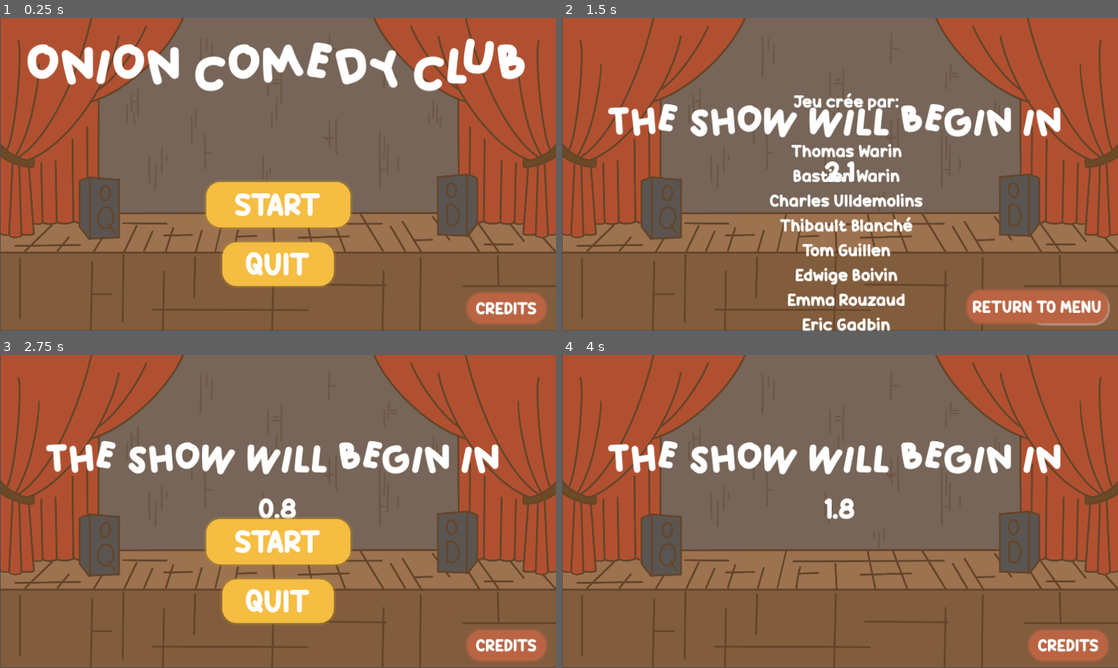
Above: before the commit, frames 1-4 (two rows, left to right).
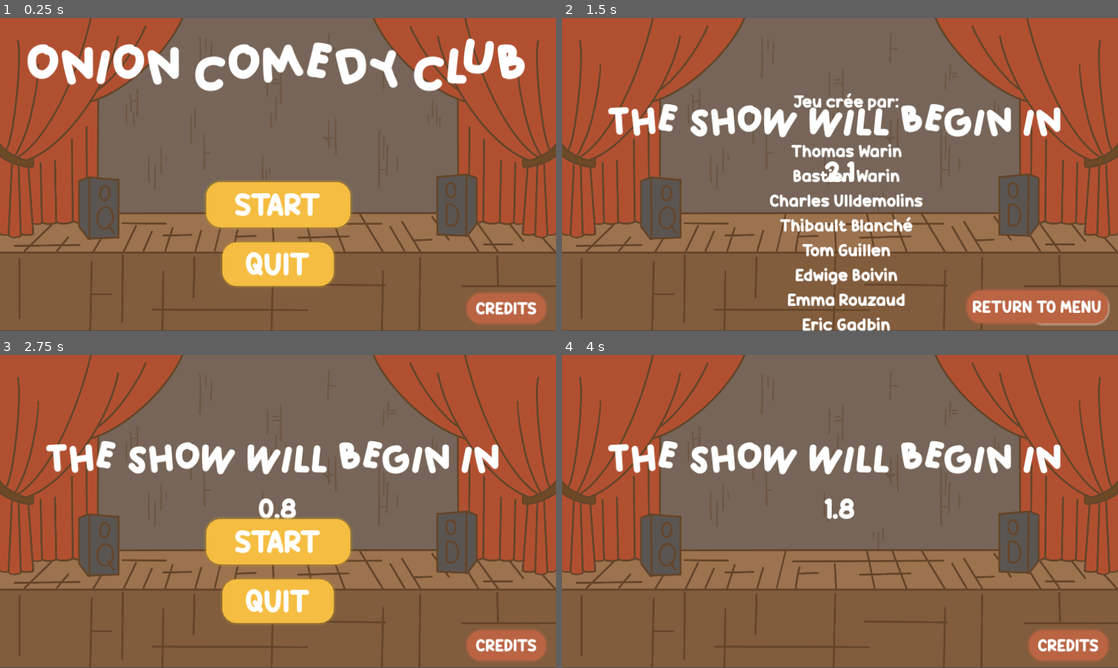
Above: after the commit, the same moments.

Repository: IridescenceFR/GlobalGameJam2024
Game: Godot game, scene res://Scenes/Main.tscn
Same seed, same stepped clock (60 frames per second), same inputs: the game is played once before the commit and once after it.
Inputs:
- Up to frame 1 (0.25 s): no input
- Up to frame 2 (1.5 s): click "START" at 0.5 s; click "CREDITS" at 1.25 s
- Up to frame 3 (2.75 s): click "RETURN TO MENU" at 2 s
- Up to frame 4 (4 s): click "START" at 2.75 s

The runs differ from the first frame. In frame 1, 2.6% of the frame differs, in the area x 0-100%, y 0-100%; in frame 2, 2.7%; in frame 3, 2.7%; in frame 4, 2.7%.

Commit message:
bulles dans main

Diff:
--- a/Scenes/Main.tscn
+++ b/Scenes/Main.tscn
@@ -1,10 +1,17 @@
-[gd_scene load_steps=3 format=3 uid="uid://doyccyq6ewsqa"]
+[gd_scene load_steps=4 format=3 uid="uid://i14lbbymr5jc"]
 
 [ext_resource type="Script" path="res://scripts/Main.gd" id="1_e2ixv"]
-[ext_resource type="PackedScene" uid="uid://caelarc3j8mx8" path="res://Scenes/hud.tscn" id="2_cllfx"]
+[ext_resource type="PackedScene" uid="uid://d0jwdmh86gug2" path="res://Scenes/hud.tscn" id="2_cllfx"]
+[ext_resource type="Texture2D" uid="uid://bqxcw5jbfjfu5" path="res://assets/Scene.png" id="3_31qod"]
 
 [node name="Main" type="Node"]
 script = ExtResource("1_e2ixv")
+
+[node name="Scene" type="Sprite2D" parent="."]
+clip_children = 2
+z_index = -1
+position = Vector2(960, 537)
+texture = ExtResource("3_31qod")
 
 [node name="StartTimer" type="Timer" parent="."]
 wait_time = 3.0
--- a/Scenes/bubble.tscn
+++ b/Scenes/bubble.tscn
@@ -1,23 +1,43 @@
-[gd_scene load_steps=2 format=3 uid="uid://7abqwmh6dkp6"]
+[gd_scene load_steps=9 format=3 uid="uid://ckjq0ruu3ovpt"]
 
 [ext_resource type="Script" path="res://scripts/bubble.gd" id="1_w28qf"]
+[ext_resource type="FontFile" uid="uid://btyj261dloxcf" path="res://assets/Candy Beans.otf" id="1_w45s5"]
+[ext_resource type="Texture2D" uid="uid://cr3iryw8b05us" path="res://assets/Bubble_left.png" id="2_lsxqp"]
+
+[sub_resource type="StyleBoxTexture" id="StyleBoxTexture_61icd"]
+texture = ExtResource("2_lsxqp")
+
+[sub_resource type="StyleBoxEmpty" id="StyleBoxEmpty_878ym"]
+
+[sub_resource type="StyleBoxEmpty" id="StyleBoxEmpty_58635"]
+
+[sub_resource type="StyleBoxEmpty" id="StyleBoxEmpty_as1hf"]
+
+[sub_resource type="StyleBoxEmpty" id="StyleBoxEmpty_e22h2"]
 
 [node name="Bubble" type="Button"]
-visible = false
-offset_right = 8.0
-offset_bottom = 8.0
-text = "bla bla bla"
+top_level = true
+clip_children = 2
+offset_left = 246.0
+offset_top = 167.0
+offset_right = 509.0
+offset_bottom = 332.0
+size_flags_vertical = 4
+theme_override_colors/font_color = Color(0, 0, 0, 1)
+theme_override_fonts/font = ExtResource("1_w45s5")
+theme_override_font_sizes/font_size = 40
+theme_override_styles/normal = SubResource("StyleBoxTexture_61icd")
+theme_override_styles/hover = SubResource("StyleBoxEmpty_878ym")
+theme_override_styles/pressed = SubResource("StyleBoxEmpty_58635")
+theme_override_styles/disabled = SubResource("StyleBoxEmpty_as1hf")
+theme_override_styles/focus = SubResource("StyleBoxEmpty_e22h2")
+text = "blablabla"
 script = ExtResource("1_w28qf")
 
-[node name="showJoke" type="Timer" parent="."]
-wait_time = 3.0
+[node name="hideJoke" type="Timer" parent="."]
+wait_time = 100.0
 one_shot = true
 autostart = true
 
-[node name="hideJoke" type="Timer" parent="."]
-wait_time = 6.0
-one_shot = true
-
 [connection signal="pressed" from="." to="." method="_on_pressed"]
-[connection signal="timeout" from="showJoke" to="." method="_on_show_joke_timeout"]
 [connection signal="timeout" from="hideJoke" to="." method="_on_hide_joke_timeout"]
--- a/Scenes/hud.tscn
+++ b/Scenes/hud.tscn
@@ -1,7 +1,6 @@
-[gd_scene load_steps=16 format=3 uid="uid://caelarc3j8mx8"]
+[gd_scene load_steps=15 format=3 uid="uid://d0jwdmh86gug2"]
 
 [ext_resource type="Script" path="res://scripts/HUD.gd" id="1_0156j"]
-[ext_resource type="Texture2D" uid="uid://bqxcw5jbfjfu5" path="res://assets/Scene.png" id="2_ayp7f"]
 [ext_resource type="FontFile" uid="uid://bvhfemktblvll" path="res://assets/ADELIA.otf" id="3_wishy"]
 [ext_resource type="FontFile" uid="uid://btyj261dloxcf" path="res://assets/Candy Beans.otf" id="4_0tusq"]
 [ext_resource type="AudioStream" uid="uid://wr5fspo7m4ex" path="res://assets/PASTIS_MINUIT_DIX_V12.mp3" id="5_h0d0u"]
@@ -75,10 +74,6 @@
 
 [node name="HUD" type="CanvasLayer"]
 script = ExtResource("1_0156j")
-
-[node name="Scene" type="Sprite2D" parent="."]
-position = Vector2(962, 537)
-texture = ExtResource("2_ayp7f")
 
 [node name="Title" type="Label" parent="."]
 anchors_preset = 5
--- a/scripts/Main.gd
+++ b/scripts/Main.gd
@@ -12,3 +12,22 @@
 func _on_hud_start_game():
 	$HUD.update_score(score)
 	$ScoreTimer.start()
+	spawn_bubble()
+
+func spawn_bubble():
+	var color_list = range(3)
+	randomize()
+	color_list.shuffle()
+	var pos_x = 0
+	for color in color_list:
+		var bubble_scene: PackedScene = preload("res://Scenes/bubble.tscn")
+		var bubble = bubble_scene.instantiate()
+		bubble.color = color
+		bubble.position = Vector2(410 + pos_x, 200)
+		bubble.connect_to_parent(self)
+		add_child(bubble)
+		pos_x += 400
+
+@warning_ignore("unused_parameter")
+func _on_bubble_player_joke(color, time_left):
+	print(color)
--- a/scripts/bubble.gd
+++ b/scripts/bubble.gd
@@ -3,18 +3,11 @@
 signal player_joke(color: int, time_left: float)
 
 var color:int = 0
+var has_parent:bool = false
 
 # Called when the node enters the scene tree for the first time.
 func _ready():
 	pass
-
-# Called every frame. 'delta' is the elapsed time since the previous frame.
-func _process(delta):
-	pass
-
-func _on_show_joke_timeout():
-	visible = true
-	$hideJoke.start()
 
 func _on_hide_joke_timeout():
 	queue_free()
@@ -24,5 +17,6 @@
 	player_joke.emit(color, $hideJoke.get_time_left())
 	queue_free()
 
-func _on_send_parent(parent):
-	self.player_joke.connect(parent._on_bubble_player_joke)
+func connect_to_parent(parent):
+	if (parent) :
+		self.player_joke.connect(parent._on_bubble_player_joke)
--- a/scripts/main_test.gd
+++ b/scripts/main_test.gd
@@ -4,8 +4,6 @@
 
 # Called when the node enters the scene tree for the first time.
 func _ready():
-	var random = RandomNumberGenerator.new()
-	random.randomize()
 	var color_list = range(3)
 	randomize()
 	color_list.shuffle()
@@ -13,13 +11,9 @@
 		var bubble_scene: PackedScene = preload("res://Scenes/bubble.tscn")
 		var bubble = bubble_scene.instantiate()
 		bubble.color = color
-		self.send_parent.connect(bubble._on_send_parent)
-		send_parent.emit(self)
+		bubble.connect_to_parent(self)
 		add_child(bubble)
 
-# Called every frame. 'delta' is the elapsed time since the previous frame.
-func _process(delta):
-	pass
-
+@warning_ignore("unused_parameter")
 func _on_bubble_player_joke(color, time_left):
 	print(color)
Not shown: 1 places in Scenes/test_bubble.tscn that only renumber resources
Binary file added: assets/Bubble_left.png
Not shown, added: assets/Bubble_left.png.import
